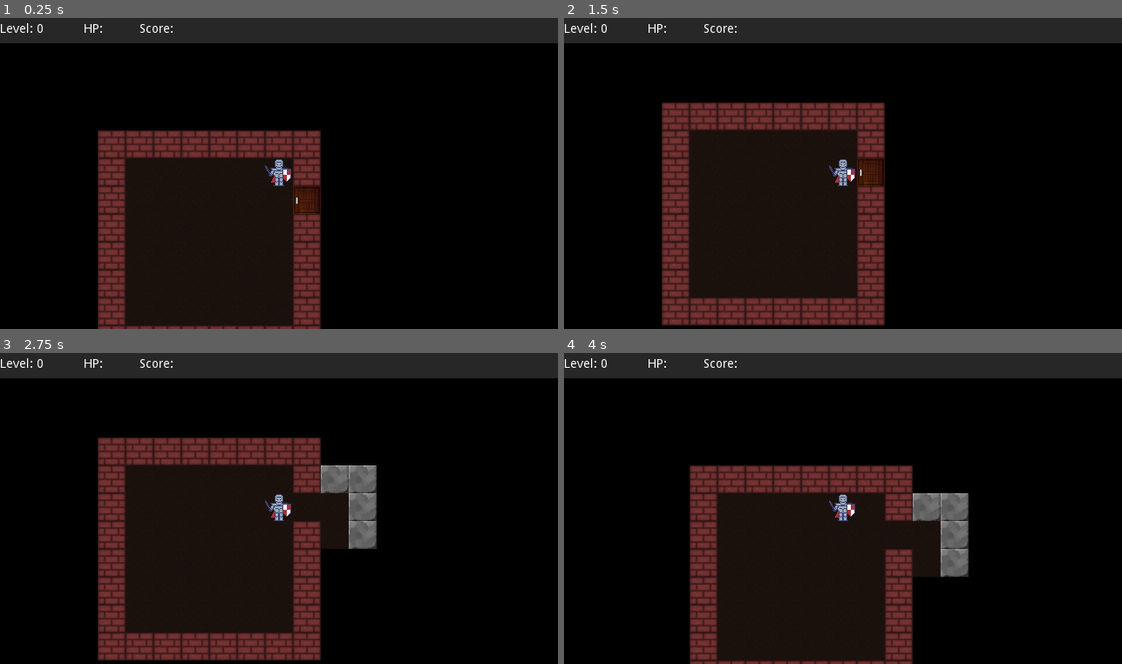
Above: before the commit, frames 1-4 (two rows, left to right).
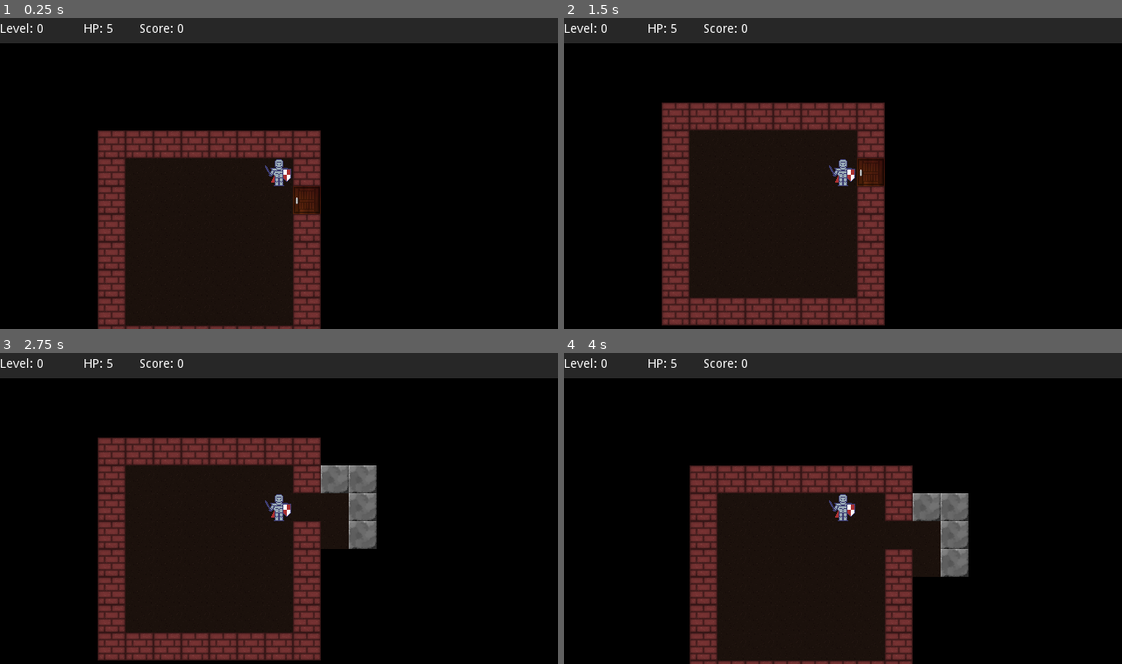
Above: after the commit, the same moments.

Repository: PiotrDawidziuk/rouge1
Game: Godot game, scene res://Game.tscn
Same seed, same stepped clock (60 frames per second), same inputs: the game is played once before the commit and once after it.
Inputs:
- Up to frame 1 (0.25 s): no input
- Up to frame 2 (1.5 s): tap Enter at 0.5 s; hold Right (Right) 0.53-1.28 s; tap Space at 1.25 s; hold Down (Down) from 1.28 s (still down)
- Up to frame 3 (2.75 s): tap Enter at 2 s; release Down (Down) at 2.03 s; hold Right (Right) from 2.03 s (still down)
- Up to frame 4 (4 s): tap Space at 2.75 s; release Right (Right) at 2.78 s; hold Up (Up) 2.78-3.53 s; tap Enter at 3.5 s; hold Left (Left) from 3.53 s (still down)

The runs differ from the first frame. In frame 1, less than 0.1% of the frame differs, in the area x 19-33%, y 1-5%; in frame 2, less than 0.1%; in frame 3, less than 0.1%; in frame 4, less than 0.1%.

Commit message:
enemies placed, attack, not move when invisible

Diff:
--- /dev/null
+++ b/Enemy.tscn
@@ -0,0 +1,18 @@
+[gd_scene load_steps=2 format=2]
+
+[ext_resource path="res://Art/enemy.png" type="Texture" id=1]
+
+[node name="Enemy" type="Sprite"]
+visible = false
+position = Vector2( 224, 224 )
+texture = ExtResource( 1 )
+centered = false
+hframes = 2
+
+[node name="HPBar" type="ColorRect" parent="."]
+margin_right = 32.0
+margin_bottom = 2.0
+color = Color( 1, 0, 0, 1 )
+__meta__ = {
+"_edit_use_anchors_": false
+}
--- a/Game.gd
+++ b/Game.gd
@@ -11,10 +11,66 @@
 ]
 
 const LEVEL_ROOM_COUNTS = [5,7,9,12,15]
+const LEVEL_ENEMY_COUNTS = [5,8,12,18,26]
 const MIN_ROOM_DIMENSION = 5
 const MAX_ROOM_DIMENSION = 8
+const PLAYER_START_HP = 5
 
 enum Tile{Wall, Door, Floor, Ladder, Stone}
+
+const EnemyScene = preload("res://Enemy.tscn")
+
+class Enemy extends Reference:
+	var sprite_node
+	var tile
+	var full_hp
+	var hp
+	var dead = false
+
+	func _init(game,enemy_level,x,y):
+		full_hp = 1+ enemy_level * 2
+		hp = full_hp
+		tile = Vector2(x,y)
+		sprite_node = EnemyScene.instance()
+		sprite_node.frame = enemy_level
+		sprite_node.position = tile * TILE_SIZE
+		game.add_child(sprite_node)
+
+	func remove():
+		sprite_node.queue_free()
+
+	func take_damage(game,dmg):
+		if dead:
+			return
+		hp = max(0,hp-dmg)
+		sprite_node.get_node("HPBar").rect_size.x = TILE_SIZE * hp / full_hp
+
+		if hp == 0:
+			dead = true
+			game.score += 10 * full_hp
+
+	func act(game):
+		if !sprite_node.visible:
+			return
+
+		var my_point = game.enemy_pathfinding.get_closest_point(Vector3(tile.x, tile.y, 0))
+		var player_point = game.enemy_pathfinding.get_closest_point(Vector3(game.player_tile.x, game.player_tile.y, 0))
+		var path = game.enemy_pathfinding.get_point_path(my_point, player_point)
+		if path:
+			assert(path.size() > 1)
+			var move_tile = Vector2(path[1].x, path[1].y)
+
+			if move_tile == game.player_tile:
+				game.damage_player(1)
+			else:
+				var blocked = false
+				for enemy in game.enemies:
+					if enemy.tile == move_tile:
+						blocked = true
+						break
+
+				if !blocked:
+					tile = move_tile
 
 # current level ------------------------
 
@@ -22,6 +78,7 @@
 var map = []
 var rooms = []
 var level_size
+var enemies = []
 
 # Node refs ----------------------------
 
@@ -33,7 +90,8 @@
 
 var player_tile
 var score = 0
-
+var enemy_pathfinding
+var player_hp = PLAYER_START_HP
 
 
 func _ready():
@@ -63,7 +121,17 @@
 
 	match tile_type:
 		Tile.Floor:
-			player_tile = Vector2(x,y)
+			var blocked = false
+			for enemy in enemies:
+				if enemy.tile.x == x && enemy.tile.y == y:
+					enemy.take_damage (self,1)
+					if enemy.dead:
+						enemy.remove()
+						enemies.erase(enemy)
+					blocked = true
+					break
+			if !blocked:
+				player_tile = Vector2(x,y)
 
 		Tile.Door:
 			set_tile(x,y,Tile.Floor)
@@ -77,6 +145,9 @@
 				score+=1000
 				$CanvasLayer/Win.visible = true
 
+	for enemy in enemies:
+		enemy.act(self)
+
 	call_deferred("update_visuals")
 
 
@@ -86,6 +157,12 @@
 	rooms.clear()
 	map.clear()
 	tile_map.clear()
+
+	for enemy in enemies:
+		enemy.remove()
+	enemies.clear()
+
+	enemy_pathfinding = AStar.new()
 
 	level_size = LEVEL_SIZES[level_num]
 	for x in range(level_size.x):
@@ -110,6 +187,23 @@
 	var player_x = start_room.position.x + 1 + randi() % int(start_room.size.x -2)
 	var player_y = start_room.position.y + 1 + randi() % int(start_room.size.y -2)
 	player_tile = Vector2(player_x, player_y)
+
+	# Place enemies
+
+	var num_enemies = LEVEL_ENEMY_COUNTS[level_num]
+	for i in range(num_enemies):
+		var room = rooms[1+randi() % (rooms.size() - 1)]
+		var x = room.position.x + 1 + randi() % int(room.size.x - 2)
+		var y = room.position.y + 1 + randi() % int(room.size.y - 2)
+
+		var blocked = false
+		for enemy in enemies:
+			if enemy.tile.x == x && enemy.tile.y ==y:
+				blocked = true
+				break
+		if !blocked:
+			var enemy = Enemy.new(self, randi() % 2, x, y)
+			enemies.append(enemy)
 	call_deferred("update_visuals")
 
 	# place ladder
@@ -120,6 +214,23 @@
 	set_tile(ladder_x,ladder_y, Tile.Ladder)
 
 	$CanvasLayer/Level.text = "Level: " + str(level_num)
+
+func clear_path(tile):
+	var new_point = enemy_pathfinding.get_available_point_id()
+	enemy_pathfinding.add_point(new_point, Vector3(tile.x, tile.y, 0))
+	var points_to_connect = []
+
+	if tile.x > 0 && map[tile.x - 1][tile.y] == Tile.Floor:
+		points_to_connect.append(enemy_pathfinding.get_closest_point(Vector3(tile.x - 1, tile.y, 0)))
+	if tile.y > 0 && map[tile.x][tile.y - 1] == Tile.Floor:
+		points_to_connect.append(enemy_pathfinding.get_closest_point(Vector3(tile.x, tile.y - 1, 0)))
+	if tile.x < level_size.x - 1 && map[tile.x + 1][tile.y] == Tile.Floor:
+		points_to_connect.append(enemy_pathfinding.get_closest_point(Vector3(tile.x + 1, tile.y, 0)))
+	if tile.y < level_size.y - 1 && map[tile.x][tile.y + 1] == Tile.Floor:
+		points_to_connect.append(enemy_pathfinding.get_closest_point(Vector3(tile.x, tile.y + 1, 0)))
+
+	for point in points_to_connect:
+		enemy_pathfinding.connect_points(point, new_point)
 
 func update_visuals():
 
@@ -138,6 +249,18 @@
 				if !occlusion || (occlusion.position - test_point).length() < 1:
 					visibility_map.set_cell(x, y, -1)
 
+	for enemy in enemies:
+		enemy.sprite_node.position = enemy.tile * TILE_SIZE
+		if !enemy.sprite_node.visible:
+			var enemy_center = tile_to_pixel_center(enemy.tile.x, enemy.tile.y)
+			var occlusion = space_state.intersect_ray(player_center,enemy_center)
+			if !occlusion:
+				enemy.sprite_node.visible = true
+
+
+	$CanvasLayer/HP.text = "HP: " + str(player_hp)
+	$CanvasLayer/Score.text = "Score: " + str(score)
+
 
 func tile_to_pixel_center(x,y):
 	return Vector2((x + 0.5) * TILE_SIZE, (y + 0.5) * TILE_SIZE)
@@ -353,9 +476,13 @@
 	map[x][y] = type
 	tile_map.set_cell(x,y,type)
 
-
-
-
+	if type == Tile.Floor:
+		clear_path(Vector2(x,y))
+
+func damage_player(dmg):
+	player_hp = max(0, player_hp - dmg)
+	if player_hp == 0:
+		$CanvasLayer/Lose.visible = true
 
 
 func _on_Button_pressed():
@@ -363,3 +490,5 @@
 	score = 0
 	build_level()
 	$CanvasLayer/Win.visible = false
+	$CanvasLayer/Lose.visible = false
+	player_hp = PLAYER_START_HP
--- a/Game.tscn
+++ b/Game.tscn
@@ -9,16 +9,16 @@
 [ext_resource path="res://Art/player.png" type="Texture" id=7]
 [ext_resource path="res://Art/black.png" type="Texture" id=8]
 
+[sub_resource type="ConvexPolygonShape2D" id=1]
+points = PoolVector2Array( 0, 0, 32, 0, 32, 32, 0, 32 )
+
+[sub_resource type="ConvexPolygonShape2D" id=2]
+points = PoolVector2Array( 0, 0, 32, 0, 32, 32, 0, 32 )
+
 [sub_resource type="ConvexPolygonShape2D" id=3]
 points = PoolVector2Array( 0, 0, 32, 0, 32, 32, 0, 32 )
 
-[sub_resource type="ConvexPolygonShape2D" id=4]
-points = PoolVector2Array( 0, 0, 32, 0, 32, 32, 0, 32 )
-
-[sub_resource type="ConvexPolygonShape2D" id=5]
-points = PoolVector2Array( 0, 0, 32, 0, 32, 32, 0, 32 )
-
-[sub_resource type="TileSet" id=1]
+[sub_resource type="TileSet" id=4]
 0/name = "wall.png 0"
 0/texture = ExtResource( 1 )
 0/tex_offset = Vector2( 0, 0 )
@@ -221,4 +221,34 @@
 margin_right = 416.0
 margin_bottom = 256.0
 text = "Restart"
+
+[node name="Lose" type="ColorRect" parent="CanvasLayer"]
+visible = false
+margin_left = -32.0
+margin_top = -32.0
+margin_right = 640.0
+margin_bottom = 384.0
+color = Color( 1, 0, 0, 0.654902 )
+__meta__ = {
+"_edit_use_anchors_": false
+}
+
+[node name="Label" type="Label" parent="CanvasLayer/Lose"]
+margin_left = 224.0
+margin_top = 160.0
+margin_right = 448.0
+margin_bottom = 174.0
+text = "You died"
+align = 1
+__meta__ = {
+"_edit_use_anchors_": false
+}
+
+[node name="Button" type="Button" parent="CanvasLayer/Lose"]
+margin_left = 256.0
+margin_top = 192.0
+margin_right = 416.0
+margin_bottom = 256.0
+text = "Restart"
 [connection signal="pressed" from="CanvasLayer/Win/Button" to="." method="_on_Button_pressed"]
+[connection signal="pressed" from="CanvasLayer/Lose/Button" to="." method="_on_Button_pressed"]
Binary file changed: Art/enemy.png
Not shown: 4 places in Game.tscn that only renumber resources
